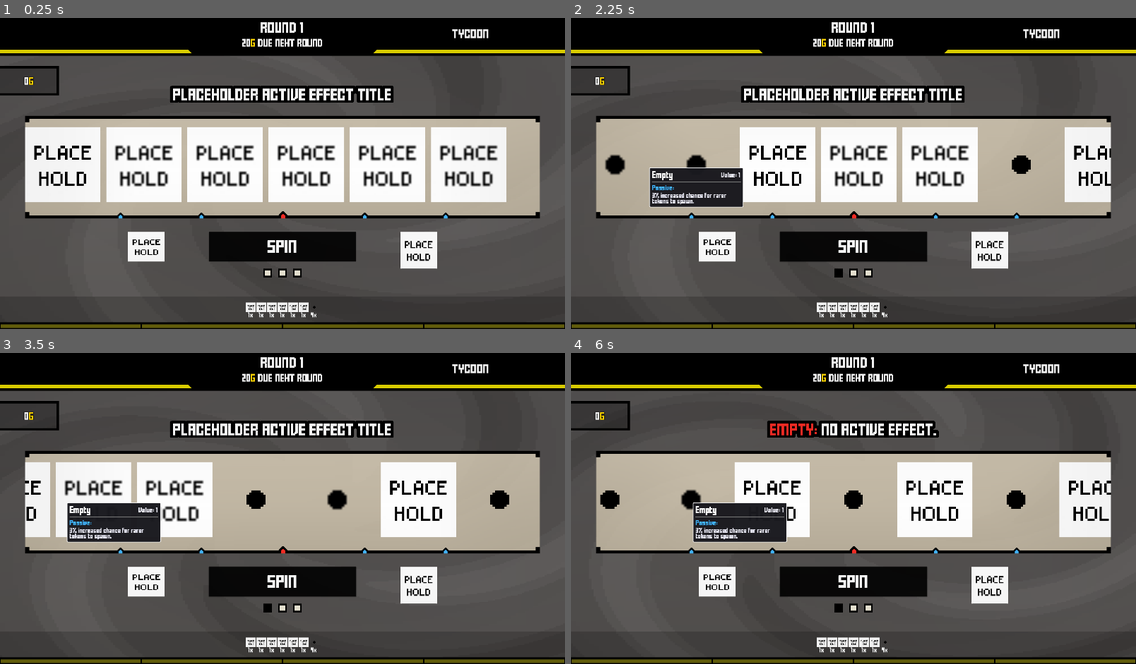
Above: before the commit, frames 1-4 (two rows, left to right).
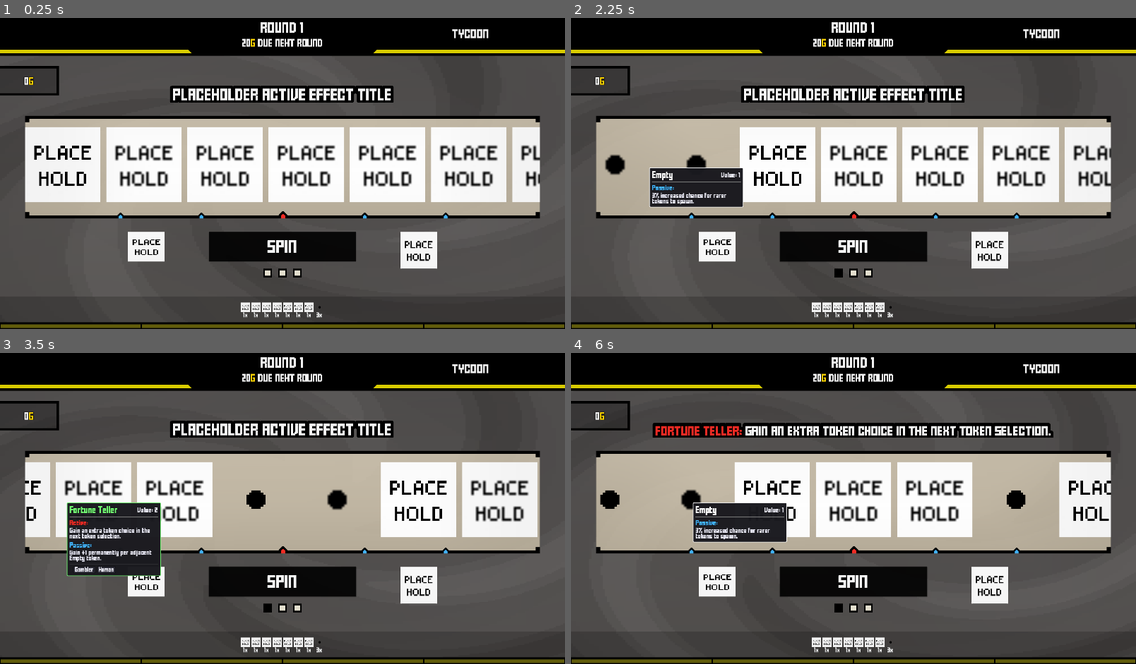
Above: after the commit, the same moments.

Repository: ZhelinWang/one-last-spin
Game: Godot game, scene res://main_ui.tscn
Two runs of this game, one before a commit and one after it. Both use one fixed random seed, a clock stepped at 60 frames per second and the inputs below.
Inputs (mouse positions are in pixels of both pictures, inside the frame that each line leads up to):
- Up to frame 1 (0.25 s): no input
- Up to frame 2 (2.25 s): click "Spin" at 0.5 s; click (593, 164) at 1.27 s; click (644, 164) at 2.02 s
- Up to frame 3 (3.5 s): click (62, 499) at 2.77 s
- Up to frame 4 (6 s): click (582, 499) at 3.52 s; click (604, 499) at 4.27 s; click (638, 499) at 5.02 s; click (689, 499) at 5.77 s

The runs differ from the first frame. In frame 1, 1.5% of the frame differs, in the area x 42-96%, y 35-97%; in frame 2, 3.8%; in frame 3, 5.8%; in frame 4, 6.9%, in the area x 14-86%, y 21-97%.

Commit message:
bug fixes

Diff:
--- a/characters/Tycoon.tres
+++ b/characters/Tycoon.tres
@@ -9,7 +9,8 @@
 [ext_resource type="Resource" uid="uid://bno2hq5t7as17" path="res://tokens/Neutral/apprentice.tres" id="7_q250p"]
 [ext_resource type="Resource" uid="uid://bj8jtgxsh2pe2" path="res://tokens/empty.tres" id="8_btyae"]
 [ext_resource type="Resource" uid="uid://esod1bfgab0g" path="res://tokens/Neutral/wanderer.tres" id="8_xf3nv"]
+[ext_resource type="Resource" uid="uid://ccgkpbxh4pbd4" path="res://tokens/Gambler/fortuneTeller.tres" id="9_xf3nv"]
 
 [resource]
 script = ExtResource("1_25yjl")
-startingTokens = Array[ExtResource("2_8emln")]([ExtResource("3_dpve4"), ExtResource("4_s2jjg"), ExtResource("5_s2jjg"), ExtResource("6_g5480"), ExtResource("7_q250p"), ExtResource("8_xf3nv"), ExtResource("8_btyae"), ExtResource("8_btyae"), ExtResource("8_btyae"), ExtResource("8_btyae")])
+startingTokens = Array[ExtResource("2_8emln")]([ExtResource("3_dpve4"), ExtResource("4_s2jjg"), ExtResource("5_s2jjg"), ExtResource("6_g5480"), ExtResource("7_q250p"), ExtResource("8_xf3nv"), ExtResource("9_xf3nv"), ExtResource("8_btyae"), ExtResource("8_btyae"), ExtResource("8_btyae")])
--- a/coinManager.gd
+++ b/coinManager.gd
@@ -114,7 +114,18 @@
 var _artifacts: Array[ArtifactData] = []
 var _totals_owner: Node = null # %valueLabel, %roundLabel, %deadlineLabel
 
+const ROUND_PAY_BASE_RATE: float = 3.0
+const ROUND_PAY_MAX_RATE: float = 500.0
+const ROUND_PAY_ACCEL_PER_SEC: float = 1.35
+const ROUND_PAY_MIN_FRAME: float = 1.0 / 240.0
+
 # Game Over overlay
+var _round_pay_layer: CanvasLayer
+var _round_pay_block: Control
+var _round_pay_round_label: Label
+var _round_pay_status_label: Label
+var _round_pay_player_value_label: RichTextLabel
+var _round_pay_required_value_label: RichTextLabel
 var _go_layer: CanvasLayer
 var _go_block: Control
 var _go_btn: Button
@@ -1178,19 +1189,34 @@
 	while _target_selection_pending:
 		await get_tree().process_frame
 	var requirement: int = _get_requirement_for_round(round_num)
-	var paid: bool = false
-	if total_coins >= requirement:
-		paid = true
-		if deduct_on_pay:
-			total_coins -= requirement
-			_update_totals_label(total_coins)
-			emit_signal("round_ended", round_num, requirement, true)
-			_update_spin_counters()
+	var starting_coins: int = total_coins
+	var can_pay := starting_coins >= requirement
+	var spin_root := _resolve_spin_root()
+	var spin_btn_state := true
+	if spin_root != null and spin_root.has_method('_is_spin_button_enabled'):
+		spin_btn_state = bool(spin_root.call('_is_spin_button_enabled'))
+	if spin_root != null and spin_root.has_method('_set_spin_button_enabled'):
+		spin_root.call('_set_spin_button_enabled', false)
+	await _pause(2.0)
+	var coins_after := await _play_round_pay_animation(round_num, starting_coins, requirement, can_pay, deduct_on_pay)
+
+	if deduct_on_pay:
+		total_coins = coins_after
+		_update_totals_label(total_coins, true)
+	if can_pay:
+		emit_signal("round_ended", round_num, requirement, true)
+		_update_spin_counters()
 		_trigger_loot_choice(round_num)
 	else:
 		emit_signal("round_ended", round_num, requirement, false)
 		_trigger_game_over(round_num, requirement)
 		_update_spin_counters()
+
+	if spin_root != null and spin_root.has_method('_set_spin_button_enabled'):
+		spin_root.call('_set_spin_button_enabled', spin_btn_state)
+	if spin_root != null and spin_root.has_method('_apply_spin_button_state'):
+		spin_root.call_deferred('_apply_spin_button_state')
+	_notify_spin_lock_state()
 
 func _get_requirement_for_round(round_num: int) -> int:
 	if round_num <= 0:
@@ -1294,6 +1320,164 @@
 				(ci as CanvasItem).modulate = Color(0, 0, 0, 1)
 			else:
 				(ci as CanvasItem).modulate = Color(1, 1, 1, 1)
+
+# ---------- Round Pay Overlay ----------
+func _build_round_pay_overlay_if_needed() -> void:
+	if _round_pay_layer != null and is_instance_valid(_round_pay_layer):
+		return
+	_round_pay_layer = CanvasLayer.new()
+	_round_pay_layer.layer = 90
+	var root := Control.new()
+	root.name = "RoundPayOverlay"
+	root.mouse_filter = Control.MOUSE_FILTER_STOP
+	root.size_flags_horizontal = Control.SIZE_EXPAND_FILL
+	root.size_flags_vertical = Control.SIZE_EXPAND_FILL
+	root.set_anchors_preset(Control.PRESET_FULL_RECT)
+	_round_pay_layer.add_child(root)
+	_round_pay_block = root
+	var dim := ColorRect.new()
+	dim.color = overlay_bg
+	dim.mouse_filter = Control.MOUSE_FILTER_STOP
+	dim.set_anchors_preset(Control.PRESET_FULL_RECT)
+	root.add_child(dim)
+	var center := CenterContainer.new()
+	center.set_anchors_preset(Control.PRESET_FULL_RECT)
+	root.add_child(center)
+	var vb := VBoxContainer.new()
+	vb.alignment = BoxContainer.ALIGNMENT_CENTER
+	vb.add_theme_constant_override("separation", 24)
+	center.add_child(vb)
+	_round_pay_round_label = Label.new()
+	_round_pay_round_label.horizontal_alignment = HORIZONTAL_ALIGNMENT_CENTER
+	_round_pay_round_label.add_theme_font_size_override("font_size", 36)
+	vb.add_child(_round_pay_round_label)
+	_round_pay_status_label = Label.new()
+	_round_pay_status_label.horizontal_alignment = HORIZONTAL_ALIGNMENT_CENTER
+	_round_pay_status_label.add_theme_font_size_override("font_size", 24)
+	vb.add_child(_round_pay_status_label)
+	var values := HBoxContainer.new()
+	values.alignment = BoxContainer.ALIGNMENT_CENTER
+	values.add_theme_constant_override("separation", 48)
+	vb.add_child(values)
+	var player_box := VBoxContainer.new()
+	player_box.alignment = BoxContainer.ALIGNMENT_CENTER
+	var player_title := Label.new()
+	player_title.text = "YOUR GOLD"
+	player_title.horizontal_alignment = HORIZONTAL_ALIGNMENT_CENTER
+	player_title.add_theme_font_size_override("font_size", 20)
+	player_box.add_child(player_title)
+	_round_pay_player_value_label = RichTextLabel.new()
+	_round_pay_player_value_label.bbcode_enabled = true
+	_round_pay_player_value_label.scroll_active = false
+	_round_pay_player_value_label.mouse_filter = Control.MOUSE_FILTER_IGNORE
+	_round_pay_player_value_label.horizontal_alignment = HORIZONTAL_ALIGNMENT_CENTER
+	_round_pay_player_value_label.add_theme_font_size_override("normal_font_size", 48)
+	_round_pay_player_value_label.fit_content = true
+	player_box.add_child(_round_pay_player_value_label)
+	values.add_child(player_box)
+	var req_box := VBoxContainer.new()
+	req_box.alignment = BoxContainer.ALIGNMENT_CENTER
+	var req_title := Label.new()
+	req_title.text = "REQUIRED"
+	req_title.horizontal_alignment = HORIZONTAL_ALIGNMENT_CENTER
+	req_title.add_theme_font_size_override("font_size", 20)
+	req_box.add_child(req_title)
+	_round_pay_required_value_label = RichTextLabel.new()
+	_round_pay_required_value_label.bbcode_enabled = true
+	_round_pay_required_value_label.scroll_active = false
+	_round_pay_required_value_label.mouse_filter = Control.MOUSE_FILTER_IGNORE
+	_round_pay_required_value_label.horizontal_alignment = HORIZONTAL_ALIGNMENT_CENTER
+	_round_pay_required_value_label.add_theme_font_size_override("normal_font_size", 48)
+	_round_pay_required_value_label.fit_content = true
+	req_box.add_child(_round_pay_required_value_label)
+	values.add_child(req_box)
+	var attach_to := get_tree().current_scene
+	if attach_to == null:
+		add_child(_round_pay_layer)
+	else:
+		attach_to.add_child(_round_pay_layer)
+	_round_pay_layer.visible = false
+
+func _hide_round_pay_overlay() -> void:
+	if _round_pay_layer != null and is_instance_valid(_round_pay_layer):
+		_round_pay_layer.visible = false
+
+func _update_round_pay_labels(player_value: int, requirement_value: int) -> void:
+	if _round_pay_player_value_label != null and is_instance_valid(_round_pay_player_value_label):
+		_round_pay_player_value_label.bbcode_text = "%d%s" % [player_value, _gold_bbcode()]
+	if _round_pay_required_value_label != null and is_instance_valid(_round_pay_required_value_label):
+		_round_pay_required_value_label.bbcode_text = "%d%s" % [requirement_value, _gold_bbcode()]
+
+func _shake_canvas_item(ci: CanvasItem) -> void:
+	if ci == null or not is_instance_valid(ci):
+		return
+	var orig_scale: Vector2 = ci.scale
+	if orig_scale == Vector2.ZERO:
+		orig_scale = Vector2.ONE
+	if ci is Control:
+		var ctrl := ci as Control
+		if ctrl.pivot_offset == Vector2.ZERO:
+			ctrl.pivot_offset = ctrl.size * 0.5
+	var tween := get_tree().create_tween()
+	tween.tween_property(ci, "scale", orig_scale * 1.12, 0.12).set_trans(Tween.TRANS_SINE).set_ease(Tween.EASE_OUT)
+	tween.tween_property(ci, "scale", orig_scale, 0.18).set_trans(Tween.TRANS_SINE).set_ease(Tween.EASE_IN)
+
+func _play_round_pay_animation(round_num: int, start_coins: int, requirement: int, can_pay: bool, apply_deduction: bool) -> int:
+	_build_round_pay_overlay_if_needed()
+	if _round_pay_layer != null and is_instance_valid(_round_pay_layer):
+		_round_pay_layer.visible = true
+	if _round_pay_round_label != null and is_instance_valid(_round_pay_round_label):
+		var title_txt := "ROUND %d" % max(round_num, 1)
+		_set_node_text(_round_pay_round_label, title_txt)
+	if _round_pay_status_label != null and is_instance_valid(_round_pay_status_label):
+		var status_txt := "%dG DUE" % requirement
+		_set_node_text(_round_pay_status_label, status_txt)
+	_update_round_pay_labels(start_coins, requirement)
+	await get_tree().process_frame
+	var coins_left: int = start_coins
+	var requirement_left: int = requirement
+	var rate_per_sec: float = ROUND_PAY_BASE_RATE
+	var carry: float = 0.0
+	var prev_time_usec: int = Time.get_ticks_usec()
+	while coins_left > 0 and requirement_left > 0:
+		await get_tree().process_frame
+		var now_usec: int = Time.get_ticks_usec()
+		var dt: float = float(now_usec - prev_time_usec) / 1_000_000.0
+		if dt < ROUND_PAY_MIN_FRAME:
+			dt = ROUND_PAY_MIN_FRAME
+		prev_time_usec = now_usec
+		rate_per_sec = min(ROUND_PAY_MAX_RATE, rate_per_sec * pow(ROUND_PAY_ACCEL_PER_SEC, dt))
+		carry += rate_per_sec * dt
+		var available: int = int(floor(carry))
+		if available <= 0:
+			continue
+		var to_remove: int = min(available, coins_left)
+		to_remove = min(to_remove, requirement_left)
+		if to_remove <= 0:
+			continue
+		carry -= float(to_remove)
+		coins_left -= to_remove
+		requirement_left -= to_remove
+		_update_round_pay_labels(coins_left, requirement_left)
+	_update_round_pay_labels(coins_left, requirement_left)
+	var status_txt_final: String = ""
+	var winning_item: CanvasItem = null
+	if requirement_left <= 0 and can_pay:
+		status_txt_final = "ROUND COMPLETE"
+		winning_item = _round_pay_player_value_label
+	else:
+		var shortfall: int = max(requirement_left, 0)
+		status_txt_final = "...%dG" % shortfall
+		winning_item = _round_pay_required_value_label
+	if _round_pay_status_label != null and is_instance_valid(_round_pay_status_label):
+		_set_node_text(_round_pay_status_label, status_txt_final)
+	if winning_item != null:
+		_shake_canvas_item(winning_item)
+	await _pause(2)
+	_hide_round_pay_overlay()
+	if not apply_deduction:
+		return start_coins
+	return coins_left
 
 # ---------- Game Over Overlay ----------
 func _trigger_game_over(round_num: int, requirement: int) -> void:
@@ -2799,6 +2983,19 @@
 	if target == null:
 		target = get_tree().current_scene
 	return target
+
+func _resolve_spin_root() -> Node:
+	var scene := get_tree().current_scene
+	if scene != null:
+		var sr = scene.find_child("spinRoot", true, false)
+		if sr != null:
+			return sr
+	var root := get_tree().get_root()
+	if root != null:
+		var node := root.get_node_or_null("spinRoot")
+		if node != null:
+			return node
+	return null
 
 func _resolve_ui_node(start: Node, unique_name: String, plain_name: String) -> Node:
 	if start == null:
--- a/spinRoot.gd
+++ b/spinRoot.gd
@@ -226,6 +226,23 @@
 			spin_button.text = "Spin"
 			spin_button.tooltip_text = ""
 			spin_button.disabled = false
+
+func _set_spin_button_enabled(enabled: bool) -> void:
+	if not is_instance_valid(spin_button):
+		return
+	spin_button.disabled = not enabled
+	if enabled:
+		spin_button.tooltip_text = ""
+		_apply_spin_button_state()
+	else:
+		if spin_button.text == "":
+			spin_button.text = "Spin"
+		spin_button.tooltip_text = "Please wait..."
+
+func _is_spin_button_enabled() -> bool:
+	if not is_instance_valid(spin_button):
+		return false
+	return not spin_button.disabled
 
 func _finish_spin() -> void:
 	# Keep _spinning true until totals are applied (or fallback finishes)
--- a/tokens/Gambler/fortuneCookie.tres
+++ b/tokens/Gambler/fortuneCookie.tres
@@ -7,8 +7,17 @@
 
 [sub_resource type="Resource" id="A_cookie"]
 script = ExtResource("3_cookie")
+chance = 0.25
 max_amount = 8
 id = "fortune_cookie_random_add"
+
+[sub_resource type="Resource" id="Resource_oxtjk"]
+script = ExtResource("3_cookie")
+chance = 1.0
+max_amount = 8
+id = "fortune_cookie_random_add_active"
+winner_only = true
+metadata/_custom_type_script = "uid://m7nunemtatyl"
 
 [resource]
 script = ExtResource("1_token")
@@ -17,5 +26,6 @@
 icon = ExtResource("4_icon")
 value = 5
 tags = PackedStringArray("Gambler")
-abilities = Array[ExtResource("2_abilities")]([SubResource("A_cookie")])
-passiveDescription = "50% chance to add +1–8 to a random triggered token this spin."
+abilities = Array[ExtResource("2_abilities")]([SubResource("A_cookie"), SubResource("Resource_oxtjk")])
+activeDescription = "Buff a random triggered token by +(1–8)."
+passiveDescription = "25% chance to add +(1–8) to a random triggered token this spin."
--- a/tokens/Gambler/fortuneTeller.tres
+++ b/tokens/Gambler/fortuneTeller.tres
@@ -17,4 +17,5 @@
 value = 2
 tags = PackedStringArray("Gambler", "Human")
 abilities = Array[ExtResource("2_abilities")]([SubResource("A_gain")])
+activeDescription = "Gain an extra token choice in the next token selection."
 passiveDescription = "Gain +1 permanently per adjacent Empty token."
--- a/tokens/Neutral/merchant.tres
+++ b/tokens/Neutral/merchant.tres
@@ -17,4 +17,4 @@
 icon = ExtResource("4_icon")
 tags = PackedStringArray("General")
 abilities = Array[ExtResource("2_abilities")]([SubResource("A_bonus")])
-activeDescription = "Destroy target token and trigger a token selection."
+activeDescription = "Destroy a target token and trigger a token selection."
Not shown: 1 places in characters/Tycoon.tres that only renumber resources
Not shown: 1 places in tokens/Gambler/fortuneCookie.tres that only renumber resources
